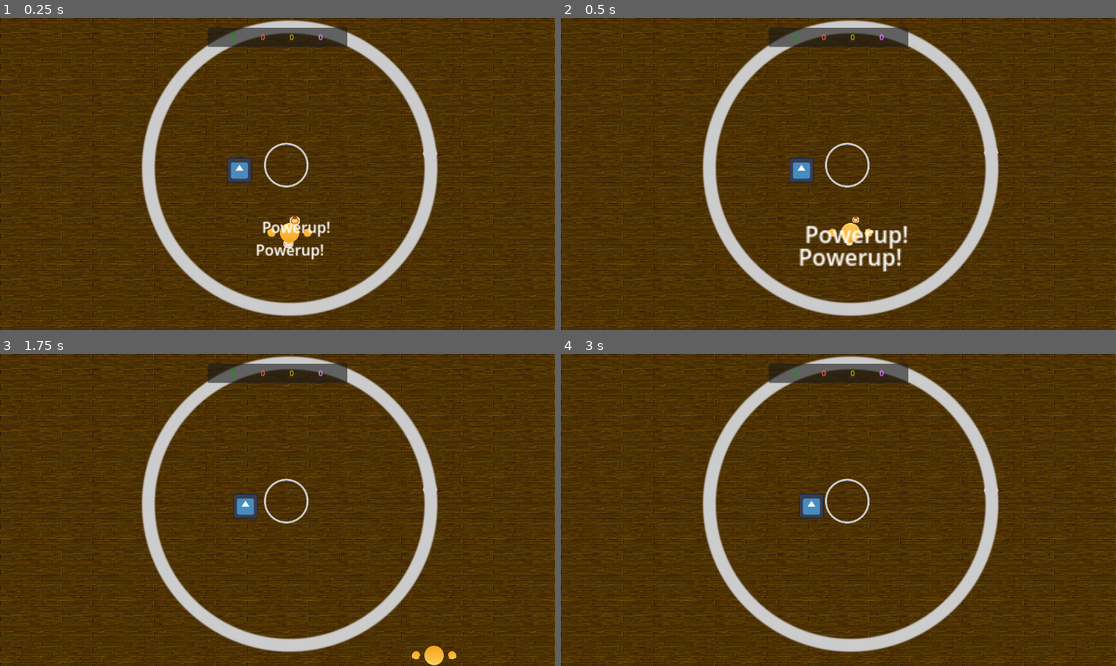
Above: before the commit, frames 1-4 (two rows, left to right).
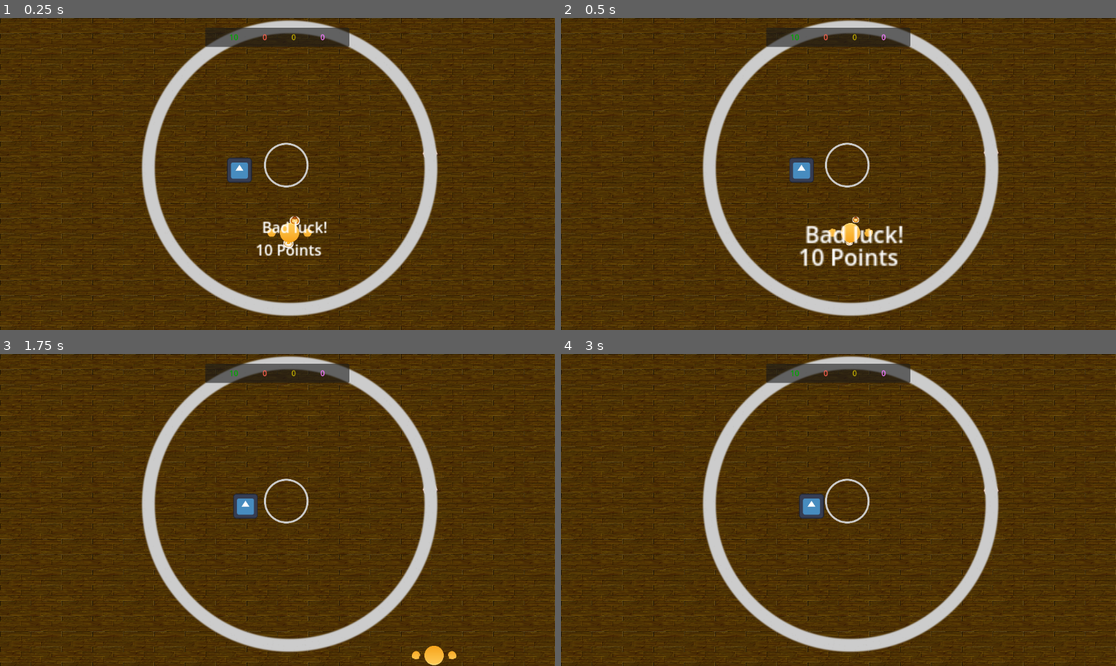
Above: after the commit, the same moments.

Repository: louiidev/ggj24_sumo
Game: Godot game, scene res://Scenes/main.tscn
Same seed, same stepped clock (60 frames per second), same inputs: the game is played once before the commit and once after it. The engine's default icon, where the game draws it, is replaced by a stand-in: a white triangle on a blue panel in a dark square.
Inputs:
- Up to frame 1 (0.25 s): no input
- Up to frame 2 (0.5 s): no input
- Up to frame 3 (1.75 s): hold D (right) 0.53-1.28 s; tap Down (look_down) at 0.6 s; hold S (down) from 1.28 s (still down); tap Left (look_left) at 1.35 s
- Up to frame 4 (3 s): release S (down) at 2.03 s; hold D (right) 2.03-2.78 s; tap Right (look_right) at 2.1 s; hold W (up) from 2.78 s (still down); tap Up (look_up) at 2.85 s

The runs differ from the first frame. In frame 1, 0.7% of the frame differs, in the area x 36-63%, y 3-78%; in frame 2, 1.4%, in the area x 36-63%, y 3-82%; in frame 3, 0.1%; in frame 4, 0.1%.

Commit message:
Got powerups doing something

Diff:
--- a/Scenes/Powerup.gd
+++ b/Scenes/Powerup.gd
@@ -51,17 +51,27 @@
 "98_sushi_dish.png",
 "51_giantgummybear_dish.png"]
 
+enum powerupType {SCORE,DUD}
+
+var type:powerupType = powerupType.DUD
 
 # Called when the node enters the scene tree for the first time.
 func _ready():
 	$Dish.texture = load('images/food/' + food_files.pick_random())
-
+	type = powerupType.values().pick_random()
 
 # Called every frame. 'delta' is the elapsed time since the previous frame.
 func _process(_delta):
 	pass
 
-func onPlayerTouch(_objIn):
+func onPlayerTouch(objIn):
+	match type:
+		powerupType.SCORE:
+			GameGlobals.playerScores[objIn.playerNum] += 10
+			GameGlobals.updateScore.emit(objIn.playerNum)
+			$Label.text = '10 Points'
+		powerupType.DUD:
+			$Label.text = 'Bad luck!'
 	$Label.visible = true
 	var tween = get_tree().create_tween()
 	tween.set_parallel(true)
